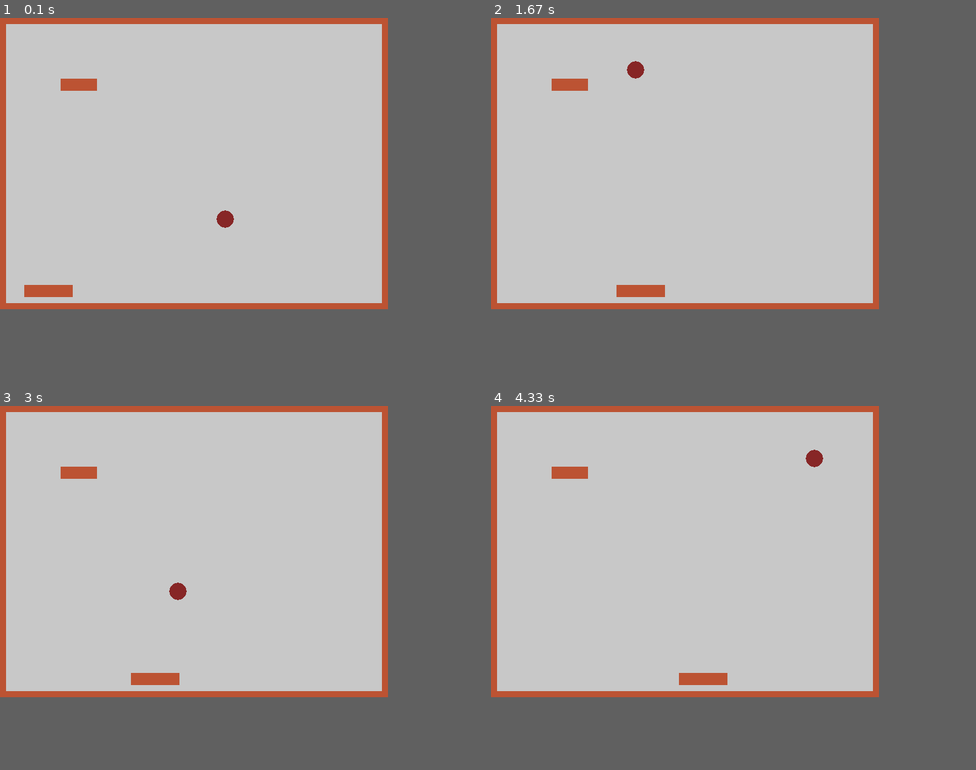
Above: before the commit, frames 1-4 (two rows, left to right).
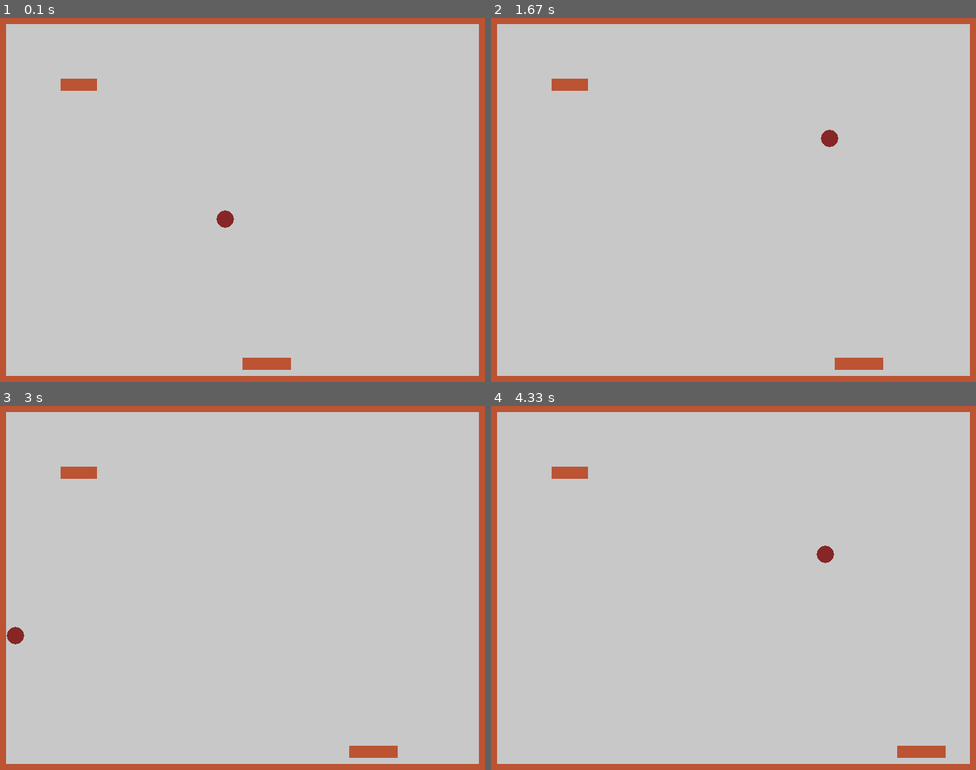
Above: after the commit, the same moments.

Repository: petros-ioannidis/arkanoid-pygame
Game: pygame game, started from arkanoid.py
Same seed, same stepped clock (60 frames per second), same inputs: the game is played once before the commit and once after it. The source is Python 2; it was converted automatically to run under Python 3.
Inputs:
- Up to frame 1 (0.1 s): no input
- Up to frame 2 (1.67 s): hold Right 0.33-0.8 s; hold Right 0.83-1.3 s; hold Left from 1.33 s (still down)
- Up to frame 3 (3 s): release Left at 1.87 s; hold Left 1.9-2.3 s; hold Right 2.33-2.97 s
- Up to frame 4 (4.33 s): hold Left 3-3.47 s; hold Right 3.5-3.97 s; hold Right from 4 s (still down)
In our replay, the window is 640x480 before the commit and 800x600 after it. These sizes can differ from the game's own. Grey fills any space a smaller window leaves; there, only what the larger window draws over its background counts as a difference.

The runs differ from the first frame. In frame 1, 6.4% of the frame differs, in the area x 0-100%, y 0-100%; in frame 2, 6.6%; in frame 3, 6.6%; in frame 4, 6.6%.

Commit message:
Fixed rackets starting position

Diff:
--- a/arkanoid.py
+++ b/arkanoid.py
@@ -3,5 +3,7 @@
 
 if __name__ == '__main__':
     pygame.init()
-    screen = pygame.display.set_mode((640,480))
-    Game((640,480)).main(screen)
+    dim = (800, 600)
+    #dim = (640, 480)
+    screen = pygame.display.set_mode(dim)
+    Game(dim).main(screen)
--- a/game.py
+++ b/game.py
@@ -1,3 +1,4 @@
+from __future__ import division
 import pygame
 from racket import Racket
 from ball import Ball
@@ -27,11 +28,11 @@
         sprites = pygame.sprite.Group()
         self.players = pygame.sprite.Group()
         self.ball = Ball(sprites)
-        self.player = Racket(self.players)
+        wall = pygame.image.load('wall.png')
+        wall_size = (10,10)
+        self.player = Racket((self.dimension['x']/2, self.dimension['y'] - wall_size[1]), self.players)
         self.walls = pygame.sprite.Group()
         self.blocks = pygame.sprite.Group()
-        wall = pygame.image.load('wall.png')
-        wall_size = (10,10)
         hori_wall = (self.dimension['x'], wall_size[1])
         vert_wall = (wall_size[0], self.dimension['y'])
 
--- a/racket.py
+++ b/racket.py
@@ -5,7 +5,7 @@
 class Racket(pygame.sprite.Sprite):
     """Racket class"""
 
-    def __init__(self, *groups):
+    def __init__(self, position, *groups):
         """Constructor of the Racket class.
         Nothing fancy here it is just a regular sprite
         class
@@ -16,10 +16,12 @@
         #need to change the way the positions are calculated
         #it should be more generic
         self.image = pygame.transform.scale(self.image,(80,20))
-        self.rect = pygame.rect.Rect((40,440), self.image.get_size())
+        self.position = (int(position[0]), position[1] - self.image.get_size()[1]- 10)
+        print self.position
+        self.rect = pygame.rect.Rect(self.position, self.image.get_size())
         self.dim = (80, 20)
         self.rotation = dict()
-        self.max_angle = 2*pi
+        self.max_angle = 2*pi-pi/3
         #how many pieces has the racket(accuracy for angles)
 
     def calculate_speed(self, collided_object):
@@ -30,7 +32,7 @@
         """
         relative_dist = self.rect.center[0] - collided_object.rect.center[0]
         norm_relative_dist = relative_dist/self.rect.center[0]
-        angle =  -norm_relative_dist*self.max_angle
+        angle = -norm_relative_dist*self.max_angle
         collided_object.speed['x'] = sin(angle)*collided_object.top_speed['x']
         collided_object.speed['y'] = -abs(cos(angle)*collided_object.top_speed['y'])
 
